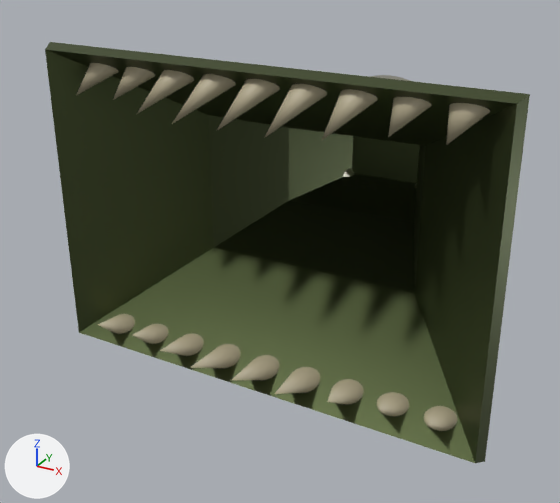
What one commit did to the FBX model Gamelabs2025/Assets/3D/Items/Vacuum/vacuum-head.fbx.
Both versions are drawn from a camera (50 mm lens) standing at (0.472, -1.087, 0.735) and looking at (-0.048, -0.142, 0.262). The axes (+X, +Y, +Z) are drawn at lower left. The lights are the same throughout. Where no turn or scale is listed for an object, it has been applied to the vertices.
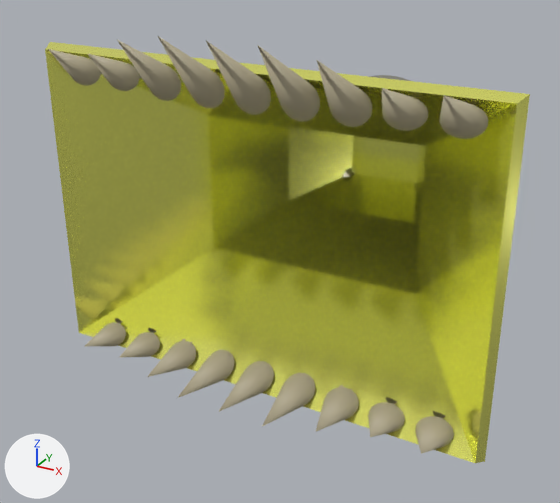
What changed in the scene script:
```text
Change mat_material_006:
    mat_material_006.base_color: (0.0826, 0.107, 0.0413) -> (0.982, 1.0, 0.201)  # dark green #515c39 -> yellow #fdff7c
    mat_material_006.roughness: 0.434 -> 0.149
Change me_torus_001:
    where me_torus_001.from_pydata(...)  # 3524 vertices, 3522 faces; spans x -0.296..0.359, y 0.517..1.146, z -0.209..0.245
    me_torus_001 part 1: the loose piece of 33 vertices spanning x -0.248..-0.198, y 0.556..0.635, z -0.196..-0.153 is turned 13 degrees about the x axis through its middle, then moved by (0.0, -0.028, -0.011)
    me_torus_001 part 2: the loose piece of 33 vertices spanning x -0.184..-0.134, y 0.556..0.635, z -0.196..-0.153 is turned 13 degrees about the x axis through its middle, then moved by (0.0, -0.028, -0.011)
    me_torus_001 part 3: the loose piece of 33 vertices spanning x -0.055..-0.005, y 0.517..0.645, z -0.195..-0.148 is turned 13 degrees about the x axis through its middle, then moved by (0.0, -0.028, -0.015)
    me_torus_001 part 4: the loose piece of 33 vertices spanning x 0.009..0.059, y 0.518..0.646, z -0.195..-0.148 is turned 13 degrees about the x axis through its middle, then moved by (0.0, -0.028, -0.014)
    me_torus_001 part 5: the loose piece of 33 vertices spanning x 0.074..0.124, y 0.518..0.646, z -0.195..-0.148 is turned 13 degrees about the x axis through its middle, then moved by (0.0, -0.028, -0.014)
    me_torus_001 part 6: the loose piece of 33 vertices spanning x 0.202..0.253, y 0.558..0.637, z -0.197..-0.154 is turned 13 degrees about the x axis through its middle, then moved by (0.0, -0.028, -0.011)
    me_torus_001 part 7: the loose piece of 33 vertices spanning x 0.267..0.317, y 0.559..0.638, z -0.197..-0.154 is turned 13 degrees about the x axis through its middle, then moved by (0.0, -0.028, -0.011)
    me_torus_001 part 8: the loose piece of 33 vertices spanning x 0.269..0.32, y 0.557..0.63, z 0.19..0.233 is multiplied about its middle by the matrix ((0.999, -0.036, 0.019), (0.0, 0.473, 0.881), (-0.041, -0.88, 0.473)), then moved by (0.001, -0.029, 0.013)
    me_torus_001 part 9: the loose piece of 33 vertices spanning x 0.205..0.255, y 0.559..0.632, z 0.189..0.233 is multiplied about its middle by the matrix ((0.999, -0.036, 0.019), (0.0, 0.473, 0.881), (-0.041, -0.88, 0.473)), then moved by (0.001, -0.031, 0.015)
    me_torus_001 part 10: the loose piece of 33 vertices spanning x 0.141..0.191, y 0.53..0.641, z 0.184..0.231 is multiplied about its middle by the matrix ((0.999, -0.036, 0.019), (0.0, 0.473, 0.881), (-0.041, -0.88, 0.473)), then moved by (0.001, -0.029, 0.028)
    me_torus_001 part 11: the loose piece of 33 vertices spanning x 0.076..0.127, y 0.519..0.646, z 0.181..0.23 is multiplied about its middle by the matrix ((0.999, -0.036, 0.019), (0.0, 0.473, 0.881), (-0.041, -0.88, 0.473)), then moved by (0.001, -0.029, 0.034)
    me_torus_001 part 12: the loose piece of 33 vertices spanning x 0.012..0.062, y 0.521..0.649, z 0.18..0.229 is multiplied about its middle by the matrix ((0.999, -0.036, 0.019), (0.0, 0.473, 0.881), (-0.041, -0.88, 0.473)), then moved by (0.001, -0.031, 0.035)
    me_torus_001 part 13: the loose piece of 33 vertices spanning x -0.052..-0.002, y 0.524..0.651, z 0.179..0.228 is multiplied about its middle by the matrix ((0.999, -0.036, 0.019), (0.0, 0.473, 0.881), (-0.041, -0.88, 0.473)), then moved by (0.001, -0.033, 0.036)
    me_torus_001 part 14: the loose piece of 33 vertices spanning x -0.116..-0.066, y 0.539..0.65, z 0.181..0.228 is multiplied about its middle by the matrix ((0.999, -0.036, 0.019), (0.0, 0.473, 0.881), (-0.041, -0.88, 0.473)), then moved by (0.001, -0.036, 0.032)
    me_torus_001 part 15: the loose piece of 33 vertices spanning x -0.181..-0.131, y 0.571..0.644, z 0.185..0.228 is multiplied about its middle by the matrix ((0.999, -0.036, 0.019), (0.0, 0.473, 0.881), (-0.041, -0.88, 0.473)), then moved by (0.0, -0.041, 0.022)
    me_torus_001 part 16: the loose piece of 33 vertices spanning x -0.245..-0.195, y 0.573..0.646, z 0.184..0.227 is multiplied about its middle by the matrix ((0.999, -0.036, 0.019), (0.0, 0.473, 0.881), (-0.041, -0.88, 0.473)), then moved by (0.0, -0.043, 0.023)
    me_torus_001 part 17: the loose piece of 33 vertices spanning x -0.119..-0.069, y 0.537..0.64, z -0.196..-0.151 is turned 13 degrees about the x axis through its middle, then moved by (0.0, -0.028, -0.013)
    me_torus_001 part 18: the loose piece of 33 vertices spanning x 0.138..0.188, y 0.538..0.642, z -0.196..-0.151 is turned 13 degrees about the x axis through its middle, then moved by (0.0, -0.028, -0.013)
```

Pixel boxes (x1, y1, x2, y2) of what changed, in the pictures (560 x 503 px; the box of a moved part takes in the faces that stretch with it):
'Torus', recoloured, surface changed, reshaped (green to yellow): before (45, 42, 530, 463); after (45, 36, 530, 463)
part 1 of me_torus_001, moved or reshaped: before (98, 314, 135, 334); after (85, 322, 126, 346)
part 2 of me_torus_001, moved or reshaped: before (133, 324, 169, 344); after (120, 332, 160, 357)
part 3 of me_torus_001, moved or reshaped: before (190, 344, 241, 368); after (178, 350, 234, 398)
part 4 of me_torus_001, moved or reshaped: before (232, 355, 280, 380); after (219, 361, 274, 411)
part 5 of me_torus_001, moved or reshaped: before (275, 367, 321, 394); after (262, 373, 315, 426)
part 6 of me_torus_001, moved or reshaped: before (377, 392, 409, 416); after (368, 402, 405, 437)
part 7 of me_torus_001, moved or reshaped: before (424, 406, 458, 431); after (415, 416, 454, 454)
part 8 of me_torus_001, moved or reshaped: before (446, 103, 490, 145); after (440, 95, 488, 139)
part 9 of me_torus_001, moved or reshaped: before (388, 97, 432, 137); after (382, 88, 428, 131)
part 10 of me_torus_001, moved or reshaped: before (321, 89, 378, 141); after (317, 60, 372, 127)
part 11 of me_torus_001, moved or reshaped: before (264, 84, 327, 138); after (258, 46, 320, 121)
part 12 of me_torus_001, moved or reshaped: before (216, 79, 280, 131); after (206, 41, 271, 115)
part 13 of me_torus_001, moved or reshaped: before (172, 74, 236, 124); after (158, 36, 225, 108)
part 14 of me_torus_001, moved or reshaped: before (137, 70, 194, 114); after (117, 40, 181, 101)
part 15 of me_torus_001, moved or reshaped: before (113, 67, 155, 100); after (87, 53, 139, 91)
part 16 of me_torus_001, moved or reshaped: before (76, 63, 119, 95); after (48, 49, 101, 86)
part 17 of me_torus_001, moved or reshaped: before (160, 333, 204, 356); after (147, 341, 196, 377)
part 18 of me_torus_001, moved or reshaped: before (327, 379, 364, 404); after (316, 387, 359, 431)
